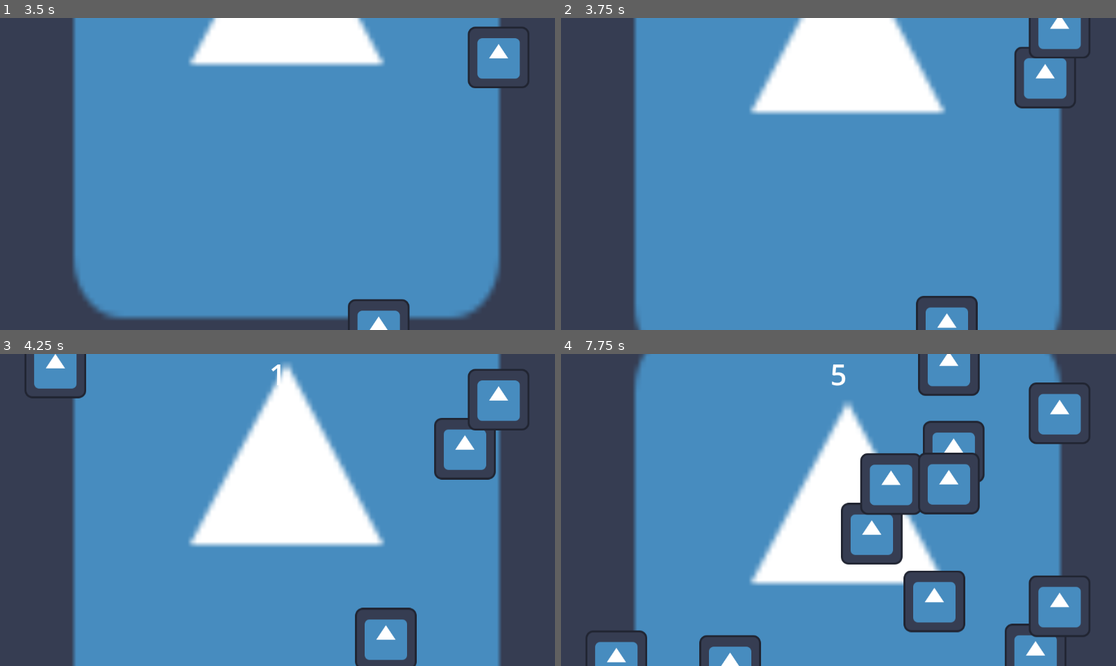
Above: before the commit, frames 1-4 (two rows, left to right).
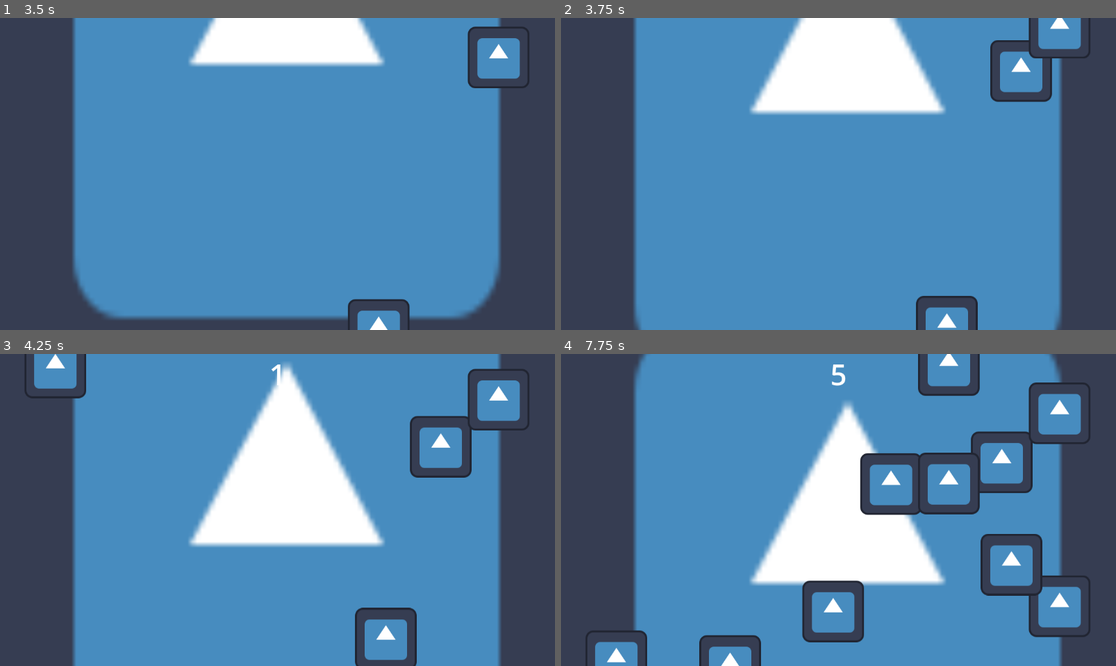
Above: after the commit, the same moments.

Repository: Trimlocgit/FreeWay
Game: Godot game, scene res://main.tscn
Two runs of this game, one before a commit and one after it. Both use one fixed random seed, a clock stepped at 60 frames per second and the inputs below. The engine's default icon, where the game draws it, is replaced by a stand-in: a white triangle on a blue panel in a dark square.
Inputs:
- Up to frame 1 (3.5 s): click "Start" at 0.5 s; hold D (droite) 1.28-2.03 s; hold Down (Ralentire) 1.28-2.03 s; hold A (gauche) 2.03-2.78 s; tap Down (Ralentire) at 2.1 s; hold D (droite) from 2.78 s (still down); hold Down (Ralentire) from 2.78 s (still down)
- Up to frame 2 (3.75 s): release D (droite) at 3.53 s; release Down (Ralentire) at 3.53 s; hold Up (Accelerer) from 3.53 s (still down); tap Down (Ralentire) at 3.6 s
- Up to frame 3 (4.25 s): keep holding Up (Accelerer)
- Up to frame 4 (7.75 s): release Up (Accelerer) at 4.28 s; hold Down (Ralentire) 4.28-5.03 s; hold A (gauche) 4.28-6.53 s; tap Down (Ralentire) at 5.1, 6.6 s; hold Down (Ralentire) 5.78-6.53 s; hold D (droite) 6.53-7.28 s; hold Up (Accelerer) from 7.28 s (still down); hold Down (Ralentire) from 7.28 s (still down)

Frame 1 is identical in both runs. In frame 2, 1.7% of the frame differs, in the area x 77-93%, y 7-29%; in frame 3, 1.6%; in frame 4, 8.0%, in the area x 43-91%, y 21-100%.

Commit message:
Paufinage dépacement

Diff:
--- a/script/voiture.gd
+++ b/script/voiture.gd
@@ -27,15 +27,14 @@
 	var velocite = Vector2.ZERO
 
 	if !gauchePrise && caseActuelle != 0:
-		print("Bouge gauche ", caseActuelle)
 		bougeGauche.emit()
 		bouge = -1
 		caseActuelle -= 1
-	elif caseActuelle != 4:
-		print("Bouge Droite ", caseActuelle)
+	elif caseActuelle != 4 && !droitePrise:
 		bougeDroite.emit()
 		bouge = 1
 		caseActuelle += 1
+
 
 
 
@@ -48,3 +47,10 @@
 
 func _on_gauche_body_exited(body: Node2D) -> void:
 	gauchePrise = false
+
+#Vérifie si un élément est sur sa droite
+func _on_droite_body_entered(body: Node2D) -> void:
+	droitePrise = true
+
+func _on_droite_body_exited(body: Node2D) -> void:
+	droitePrise = false
--- a/voiture.tscn
+++ b/voiture.tscn
@@ -6,9 +6,8 @@
 [sub_resource type="RectangleShape2D" id="RectangleShape2D_hs4ok"]
 size = Vector2(110, 112)
 
-[sub_resource type="SegmentShape2D" id="SegmentShape2D_hs4ok"]
-a = Vector2(-50, 0)
-b = Vector2(89, 0)
+[sub_resource type="RectangleShape2D" id="RectangleShape2D_rw1m6"]
+size = Vector2(111, 105)
 
 [sub_resource type="SegmentShape2D" id="SegmentShape2D_rw1m6"]
 a = Vector2(0, -124)
@@ -35,8 +34,8 @@
 [node name="Devant" type="Area2D" parent="."]
 
 [node name="MarkerDevant" type="CollisionShape2D" parent="Devant"]
-position = Vector2(-21, -158)
-shape = SubResource("SegmentShape2D_hs4ok")
+position = Vector2(-2.5, -130.5)
+shape = SubResource("RectangleShape2D_rw1m6")
 
 [node name="Droite" type="Area2D" parent="."]
 
@@ -54,5 +53,7 @@
 [connection signal="screen_exited" from="VisibleOnScreenNotifier2D" to="." method="_on_visible_on_screen_notifier_2d_screen_exited"]
 [connection signal="body_entered" from="Devant" to="." method="_on_devant_body_entered"]
 [connection signal="body_exited" from="Devant" to="." method="_on_devant_body_exited"]
+[connection signal="body_entered" from="Droite" to="." method="_on_droite_body_entered"]
+[connection signal="body_exited" from="Droite" to="." method="_on_droite_body_exited"]
 [connection signal="body_entered" from="Gauche" to="." method="_on_gauche_body_entered"]
 [connection signal="body_exited" from="Gauche" to="." method="_on_gauche_body_exited"]
